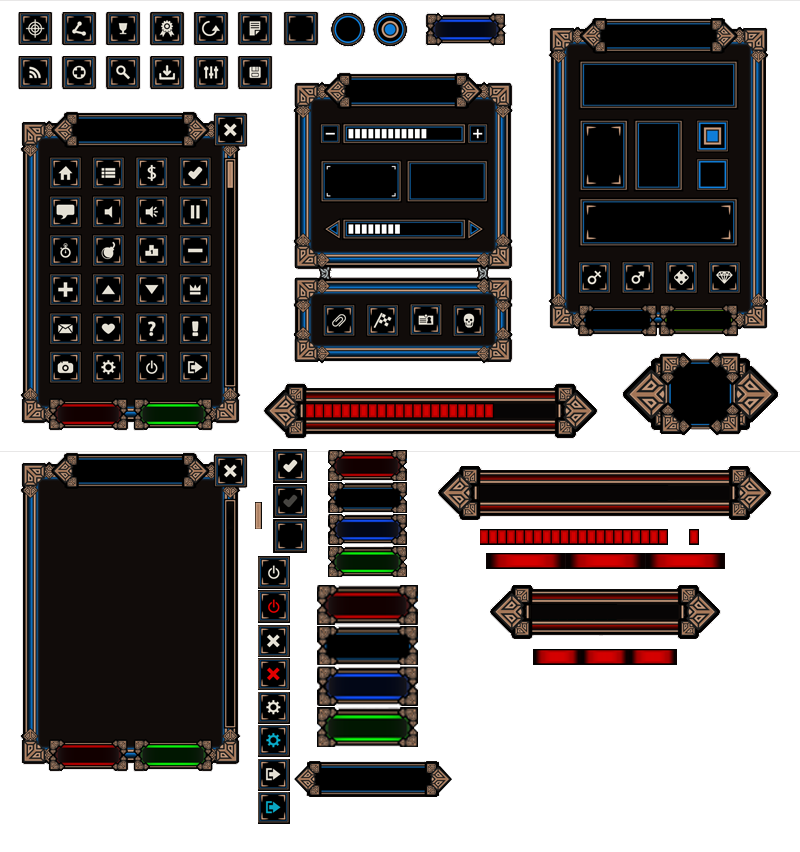
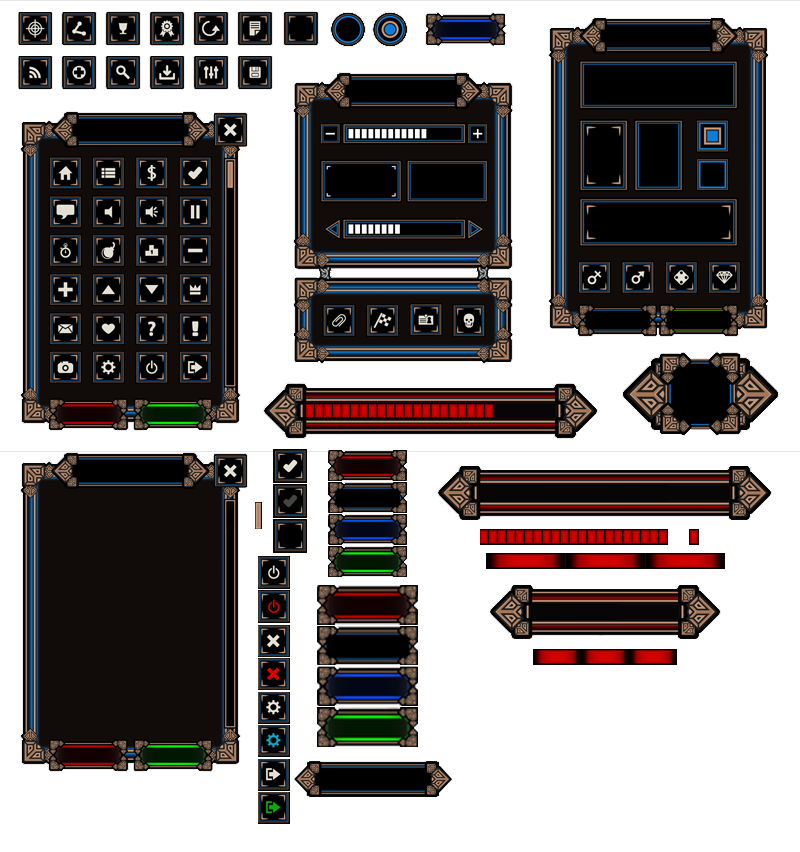
Two versions of the same layered image (w=800, h=852). Layer-by-layer changes:
pixels changed over bbox(265, 801, 281, 814) (layer not identified)
